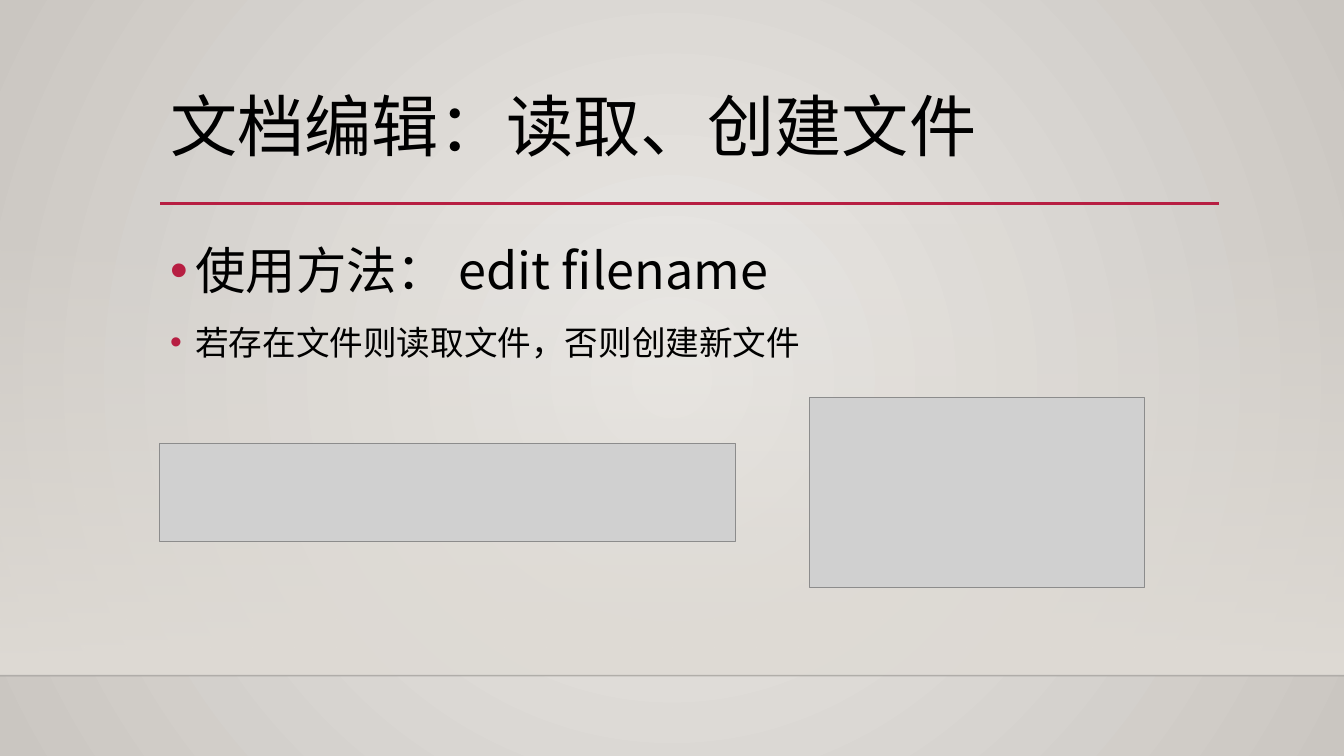
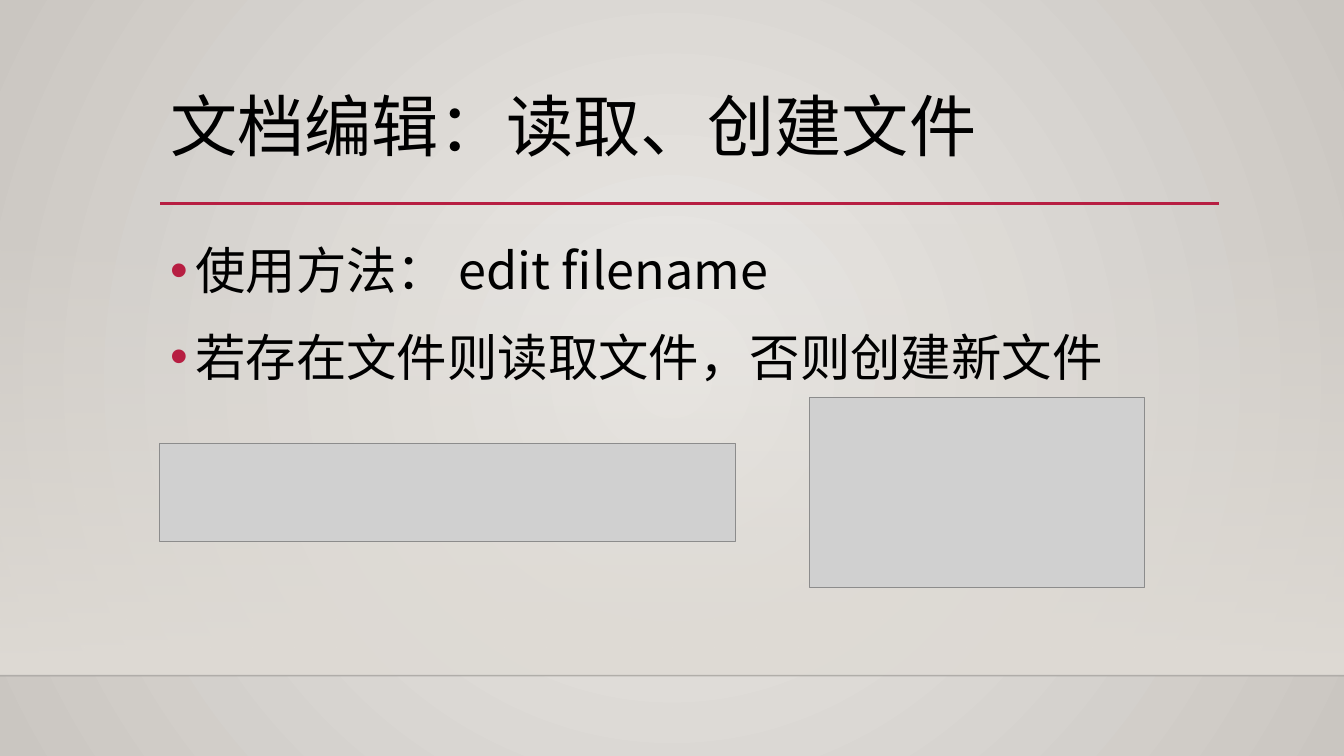
Before and after one commit to wuhaixu2016/xv6_OS, a slide deck: slide 16 of report/shell改进.pptx (slide 14 before the commit). Drawn at 1344x756 pixels with LibreOffice and Linux fonts; fonts in the diff are those of the drawing; grey boxes stand for pictures; background and template pictures are left out. Boxes give left, top, right and bottom in pixels: in the first picture for what was removed or moved away, otherwise in the second. Text is boxed around its words. In the diff, an @@ line names an element or a change of style, - is before the commit and + after.

```diff
--- a/report/shell改进.pptx
+++ b/report/shell改进.pptx
@@ text at (x1=195, y1=333, x2=1102, y2=381): size 24 to 36 pt in "若存在文件则读取文件，否则创建新文件" @@
```
Also in this commit, not shown: 6 other slides changed, 2 slides added, 6 other files.
